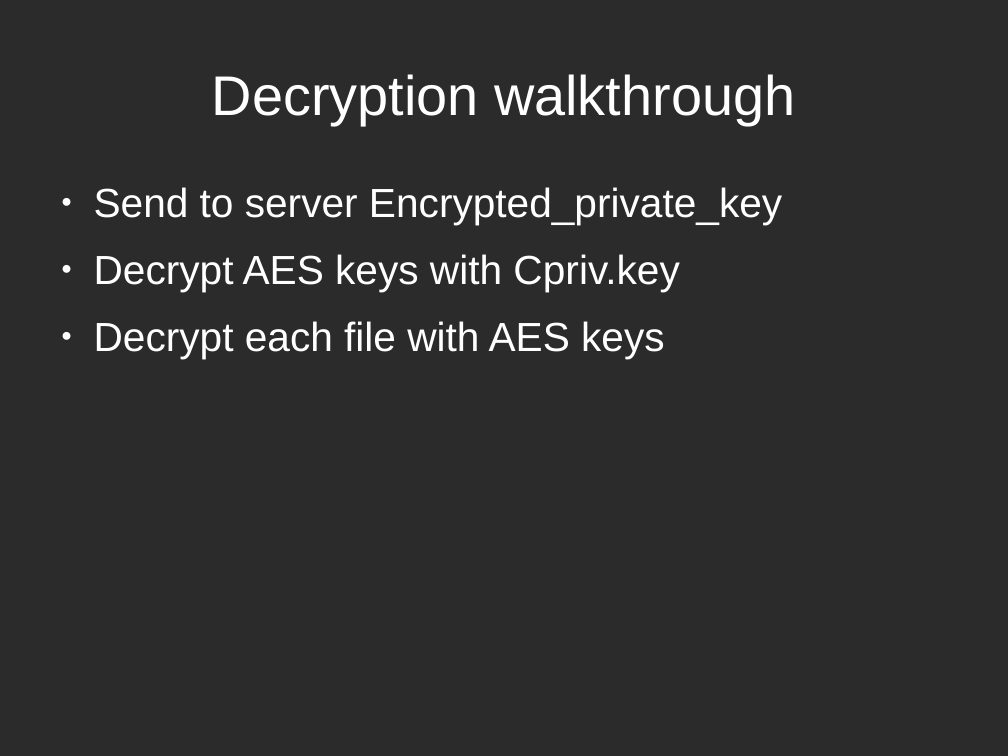
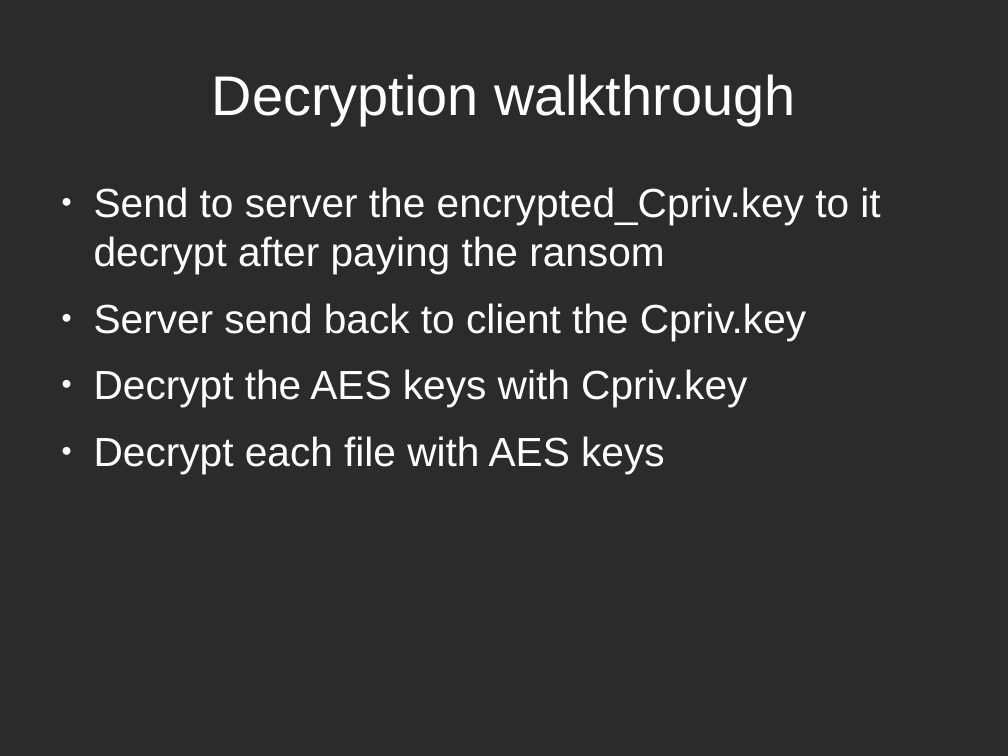
Before and after one commit to tarcisio-marinho/GonnaCry, a slide deck: slide 9 of Python/talk/na_beira_do_rio.odp (slide 6 before the commit). Drawn at 1008x756 pixels with LibreOffice and Linux fonts; fonts in the diff are those of the drawing; background and template pictures are left out; a plain dark background stands for a picture behind light text. Boxes give left, top, right and bottom in pixels: in the first picture for what was removed or moved away, otherwise in the second. Text is boxed around its words. In the diff, an @@ line names an element or a change of style, - is before the commit and + after.

```diff
--- a/Python/talk/na_beira_do_rio.odp
+++ b/Python/talk/na_beira_do_rio.odp
@@ text at (x1=94, y1=187, x2=880, y2=407): text changed @@
-● Send to server Encrypted_private_key
-● Decrypt AES keys with Cpriv.key
+● Send to server the encrypted_Cpriv.key to it decrypt after paying the ransom
+● Server send back to client the Cpriv.key
+● Decrypt the AES keys with Cpriv.key
```
Also in this commit, not shown: 5 other slides changed, 4 slides added.
